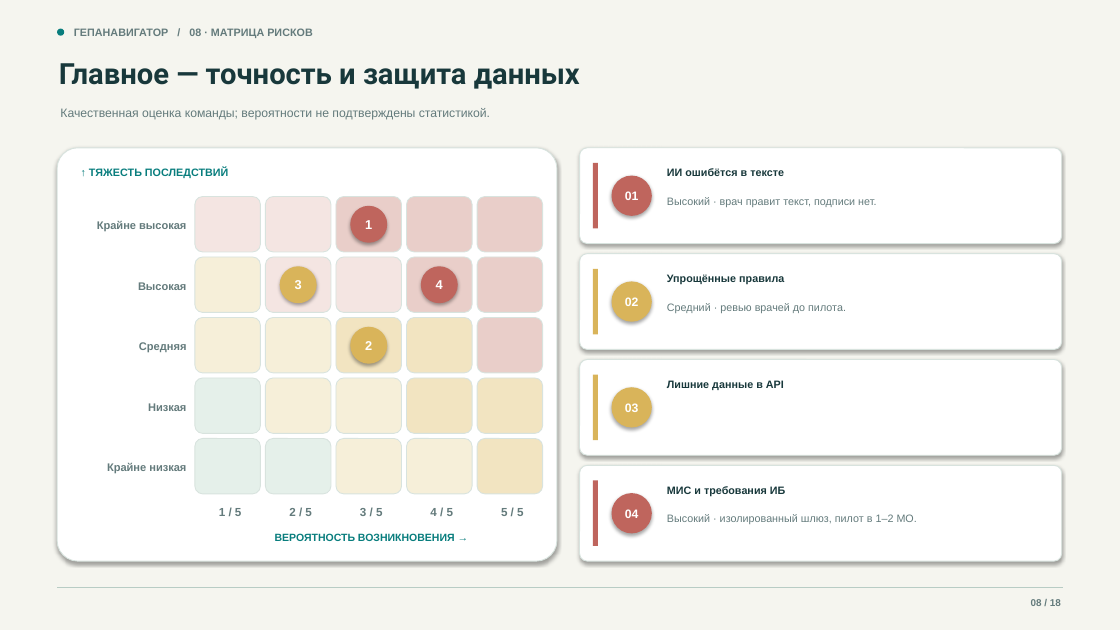
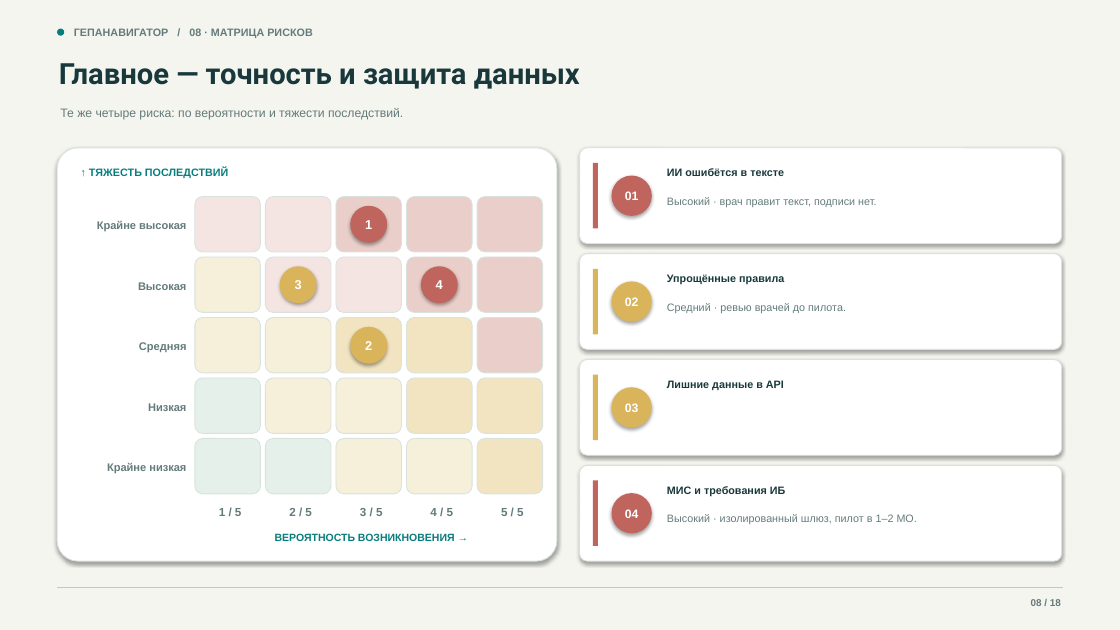
Before and after one commit to devenportg/GepaNavigator, a slide deck: slide 8 of deliverables/GepaNavigator_release.pptx. Drawn at 1120x630 pixels with LibreOffice and Linux fonts; fonts in the diff are those of the drawing. Boxes give left, top, right and bottom in pixels: in the first picture for what was removed or moved away, otherwise in the second. Text is boxed around its words. In the diff, an @@ line names an element or a change of style, - is before the commit and + after.

```diff
--- a/deliverables/GepaNavigator_release.pptx
+++ b/deliverables/GepaNavigator_release.pptx
@@ text at box(60, 108, 403, 120): text changed @@
-Качественная оценка команды; вероятности не подтверждены статистикой.
+Те же четыре риска: по вероятности и тяжести последствий.
```
Also in this commit, not shown: 10 other slides changed, 9 other files.
